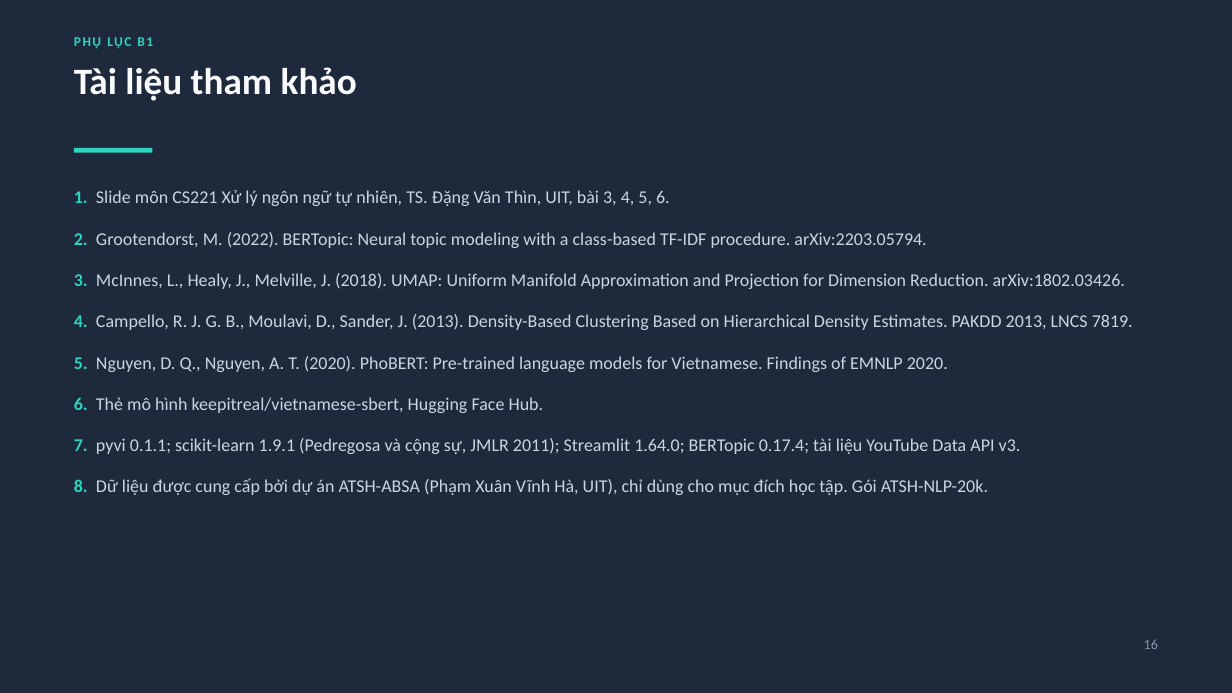
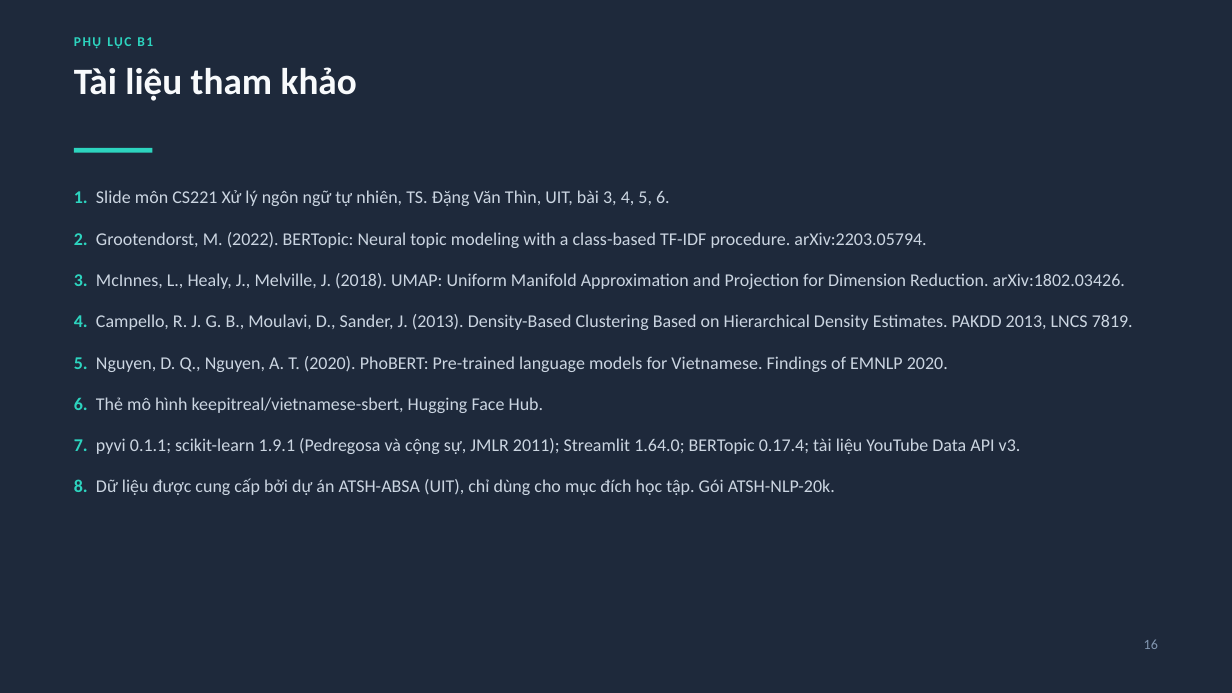
Before and after one commit to Phuhieu24/NLP_PhanTichBinhLuanYoutube, a slide deck: slide 16 of report/CS221_Xử-Lý-NNTN_slide.pptx. Drawn at 1232x693 pixels with LibreOffice and Linux fonts; fonts in the diff are those of the drawing. Boxes give left, top, right and bottom in pixels: in the first picture for what was removed or moved away, otherwise in the second. Text is boxed around its words. In the diff, an @@ line names an element or a change of style, - is before the commit and + after.

```diff
--- a/report/CS221_Xử-Lý-NNTN_slide.pptx
+++ b/report/CS221_Xử-Lý-NNTN_slide.pptx
@@ text at bbox=[74, 478, 835, 495]: text changed @@
-8. Dữ liệu được cung cấp bởi dự án ATSH-ABSA (Phạm Xuân Vĩnh Hà, UIT), chỉ dùng cho mục đích học tập. Gói ATSH-NLP-20k.
+8. Dữ liệu được cung cấp bởi dự án ATSH-ABSA (UIT), chỉ dùng cho mục đích học tập. Gói ATSH-NLP-20k.
```
Also in this commit, not shown: 3 other slides changed, 2 slides added, 2 slides removed, 13 other files.
